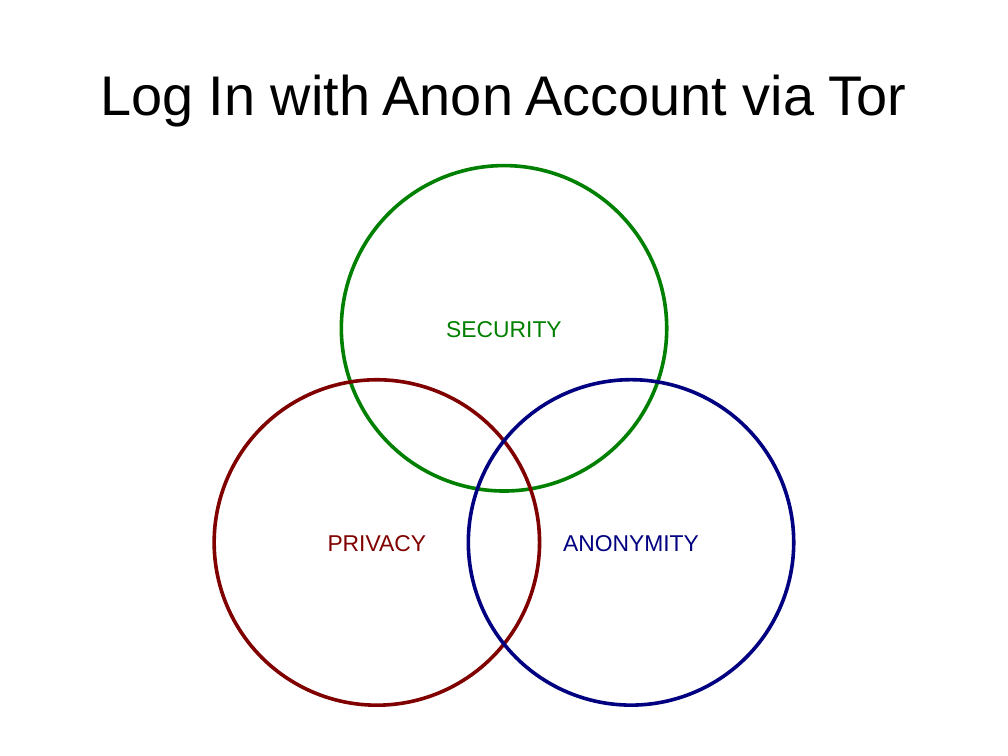
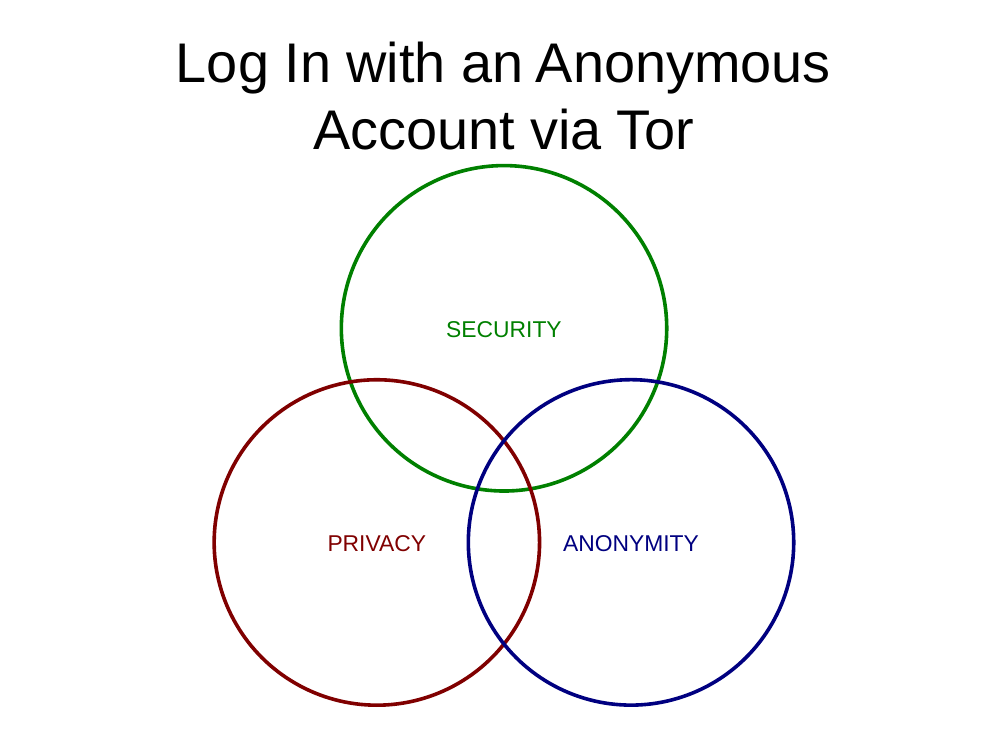
Before and after one commit to bendechrai/preso-security-privacy-anonymity, a slide deck: slide 13 of security-privacy-anonymity.odp (slide 7 before the commit). Drawn at 1008x756 pixels with LibreOffice and Linux fonts; fonts in the diff are those of the drawing. Boxes give left, top, right and bottom in pixels: in the first picture for what was removed or moved away, otherwise in the second. Text is boxed around its words. In the diff, an @@ line names an element or a change of style, - is before the commit and + after.

```diff
--- a/security-privacy-anonymity.odp
+++ b/security-privacy-anonymity.odp
@@ title at <box>176,41,831,150</box>: text changed @@
-Log In with Anon Account via Tor
+Log In with an Anonymous
+Account via Tor
```
Also in this commit, not shown: 9 other slides changed, 15 slides added, 2 slides removed.
